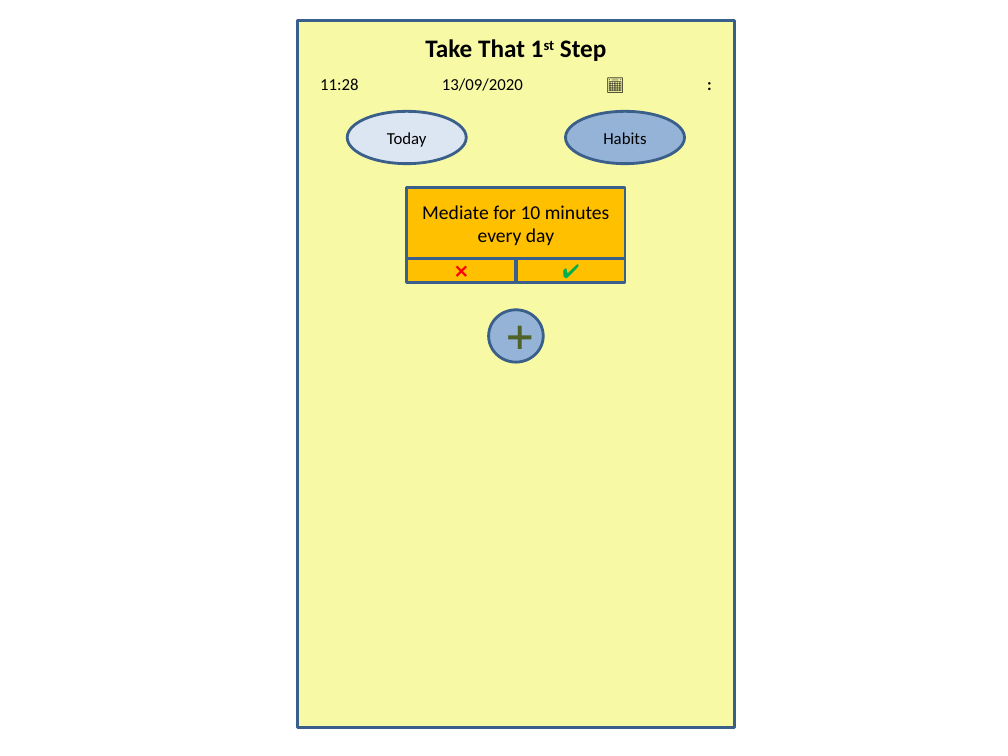
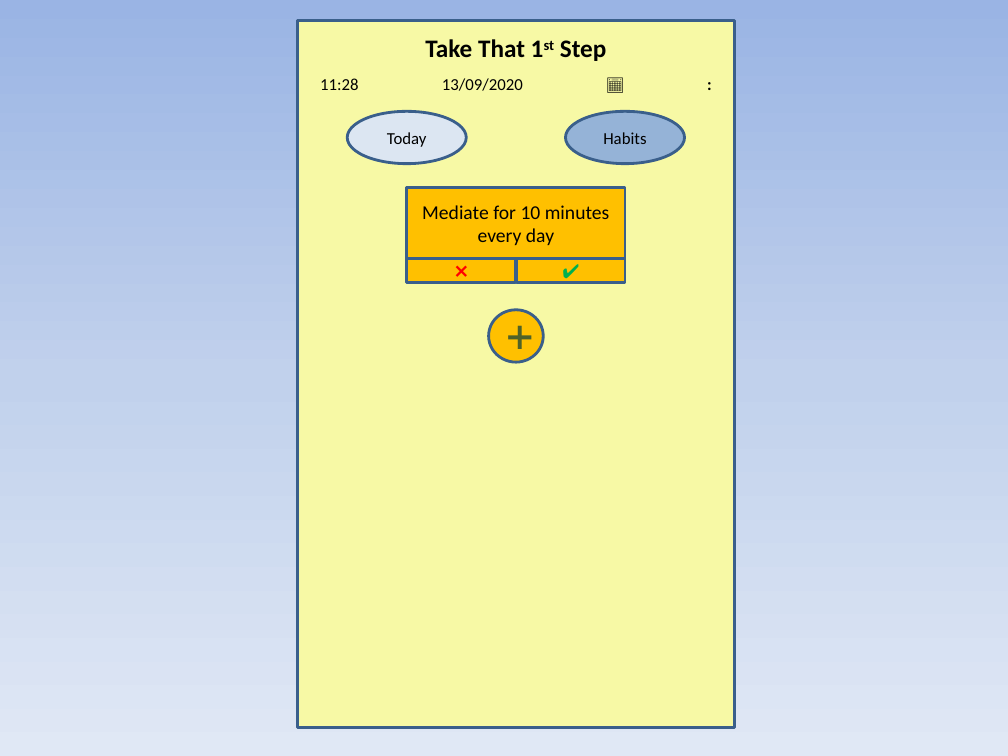
Before and after one commit to IcecoolR/Take-That-1st-Step, a slide deck: slide 1 of UI Ideas.pptx. Drawn at 1008x756 pixels with LibreOffice and Linux fonts; fonts in the diff are those of the drawing. Boxes give left, top, right and bottom in pixels: in the first picture for what was removed or moved away, otherwise in the second. Text is boxed around its words. In the diff, an @@ line names an element or a change of style, - is before the commit and + after.

```diff
--- a/UI Ideas.pptx
+++ b/UI Ideas.pptx
@@ background #FFFFFF to gradient #9AB5E4 to #C2D1ED to #E1E8F5 @@
@@ ellipse "➕" at bbox=[489, 309, 543, 362]: fill #95B3D7 to #FFC000 @@
```
Also in this commit, not shown: 2 other slides changed, 1 other file.
